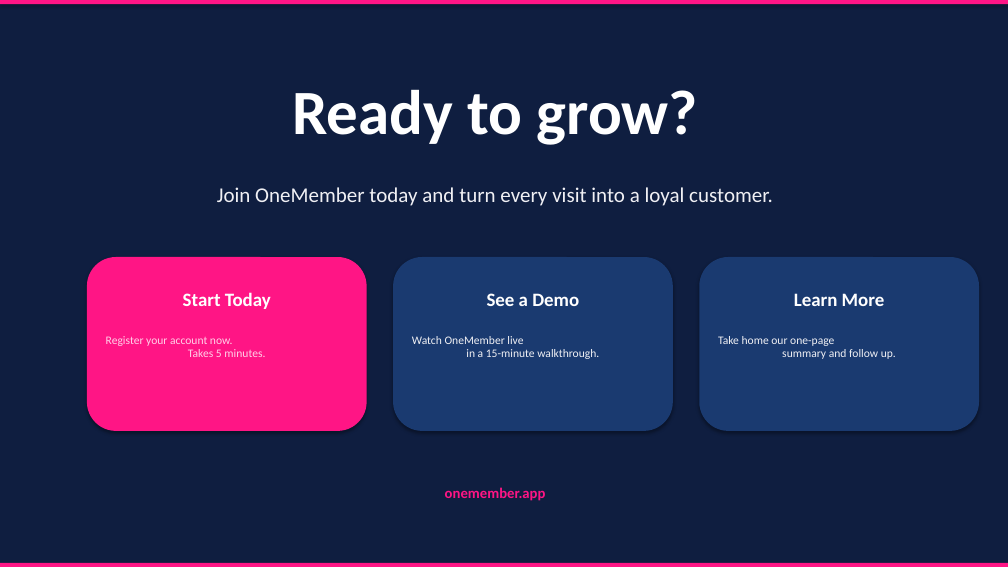
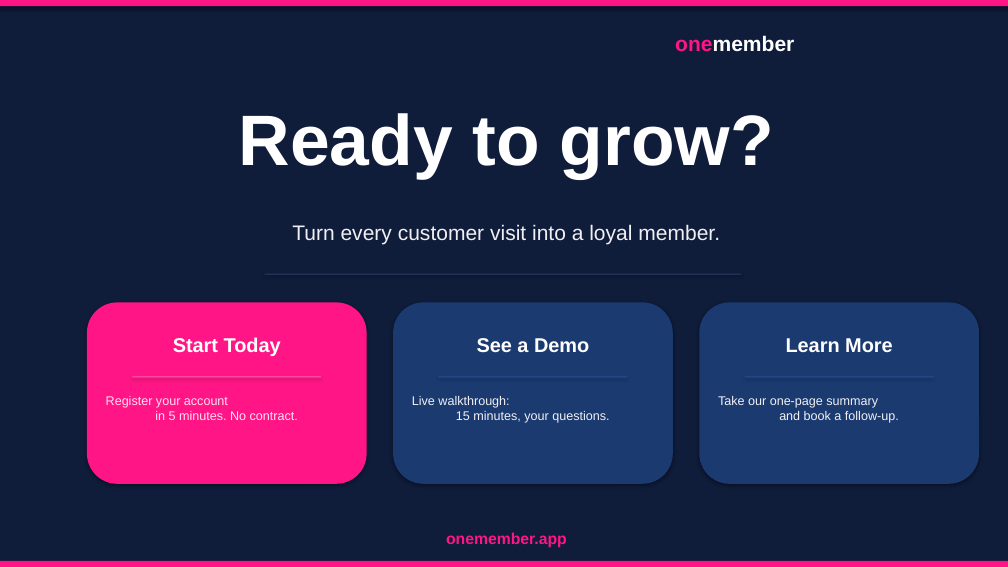
Before and after one commit to huahinailab-create/onemember, a slide deck: slide 13 of OneMember-Merchant-Presentation.pptx. Drawn at 1008x567 pixels with LibreOffice and Linux fonts; fonts in the diff are those of the drawing. Boxes give left, top, right and bottom in pixels: in the first picture for what was removed or moved away, otherwise in the second. Text is boxed around its words. In the diff, an @@ line names an element or a change of style, - is before the commit and + after.

```diff
--- a/OneMember-Merchant-Presentation.pptx
+++ b/OneMember-Merchant-Presentation.pptx
@@ background #0F1E40 to #0F1C3A @@
@@ text added at [675, 35, 794, 52], 20 pt, text #FFFFFF, bold @@
+onemember
@@ text "Ready to grow?": place and size @@
-text "Ready to grow?" at [292, 89, 698, 145]
+text "Ready to grow?" at [239, 113, 774, 179]
@@ text "Ready to grow?" at [239, 113, 774, 179]: size 60 to 68 pt, font Calibri to Arial @@
@@ text at [292, 224, 720, 244]: text changed; font Calibri to Arial @@
-Join OneMember today and turn every visit into a loyal customer.
+Turn every customer visit into a loyal member.
@@ rectangle added at [265, 274, 741, 274], fill #2A3E6A @@
@@ rounded rectangle: place and size @@
-rounded rectangle at [87, 257, 367, 431]
+rounded rectangle at [87, 302, 367, 484]
@@ rounded rectangle: place and size @@
-rounded rectangle at [699, 257, 979, 431]
+rounded rectangle at [393, 302, 673, 484]
@@ 3 texts: place and size @@
-3 texts at [183, 292, 885, 309]
+3 texts at [173, 337, 893, 356]
@@ size 18 to 19 pt, font Calibri to Arial in 3 elements at [173, 337, 281, 356], [477, 338, 589, 353], [786, 338, 893, 352] @@
@@ rounded rectangle: place and size @@
-rounded rectangle at [393, 257, 673, 431]
+rounded rectangle at [699, 302, 979, 484]
@@ text removed at [412, 336, 599, 359] @@
-Watch OneMember live
-in a 15-minute walkthrough.
@@ rectangle added at [132, 377, 321, 377], fill #FF60B0 @@
@@ rectangle added at [439, 377, 628, 377], fill #2A5090 @@
@@ rectangle added at [745, 377, 934, 377], fill #2A5090 @@
@@ text at [106, 396, 298, 420]: text changed; size 11 to 12 pt; font Calibri to Arial; text colour #FFD0E8 to #FFE0F0 @@
-Register your account now.
-Takes 5 minutes.
+Register your account
+in 5 minutes. No contract.
@@ text added at [412, 396, 609, 423], 12 pt, text #F0F0F4 @@
+Live walkthrough:
+15 minutes, your questions.
@@ text at [718, 396, 899, 423]: text changed; size 11 to 12 pt; font Calibri to Arial @@
-Take home our one-page
-summary and follow up.
+Take our one-page summary
+and book a follow-up.
@@ text "onemember.app": place and size @@
-text "onemember.app" at [445, 487, 546, 501]
+text "onemember.app" at [446, 532, 567, 548]
@@ text "onemember.app" at [446, 532, 567, 548]: size 14 to 15 pt, font Calibri to Arial @@
```
Also in this commit, not shown: 12 other slides changed, 1 other file.
